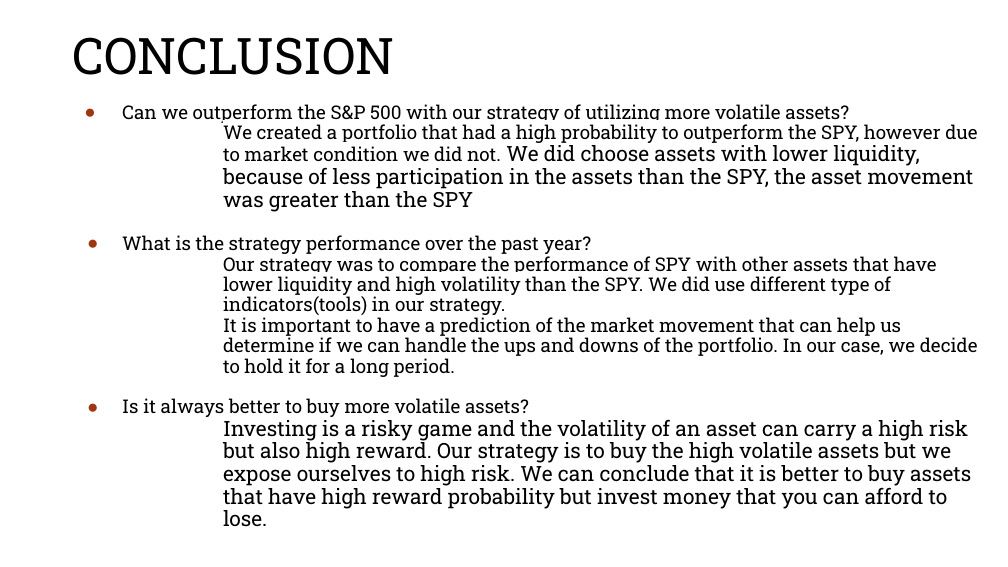
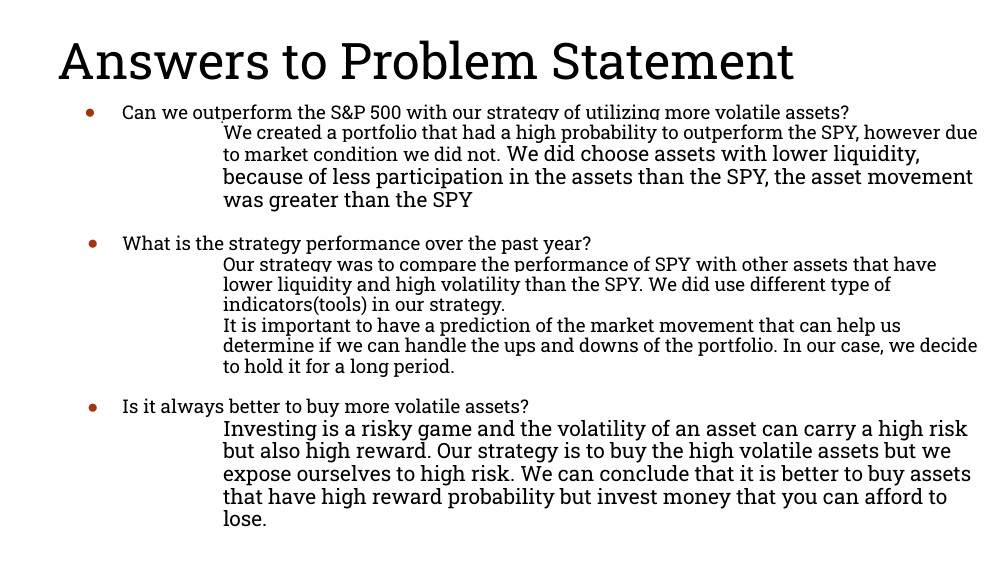
Before and after one commit to dannynday/group-project-1, a slide deck: slide 8 of Dashing Crypto presentation.pptx. Drawn at 1008x567 pixels with LibreOffice and Linux fonts; fonts in the diff are those of the drawing; background and template pictures are left out. Boxes give left, top, right and bottom in pixels: in the first picture for what was removed or moved away, otherwise in the second. Text is boxed around its words. In the diff, an @@ line names an element or a change of style, - is before the commit and + after.

```diff
--- a/Dashing Crypto presentation.pptx
+++ b/Dashing Crypto presentation.pptx
@@ title at (57,40,795,80): text changed @@
-CONCLUSION
+Answers to Problem Statement
```
Also in this commit, not shown: 1 other slide changed.
